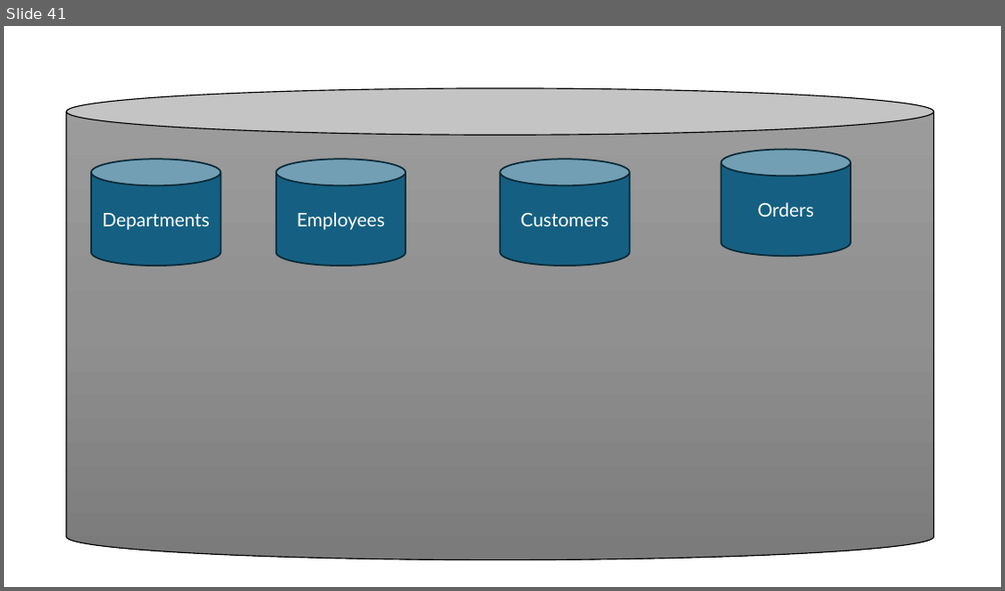
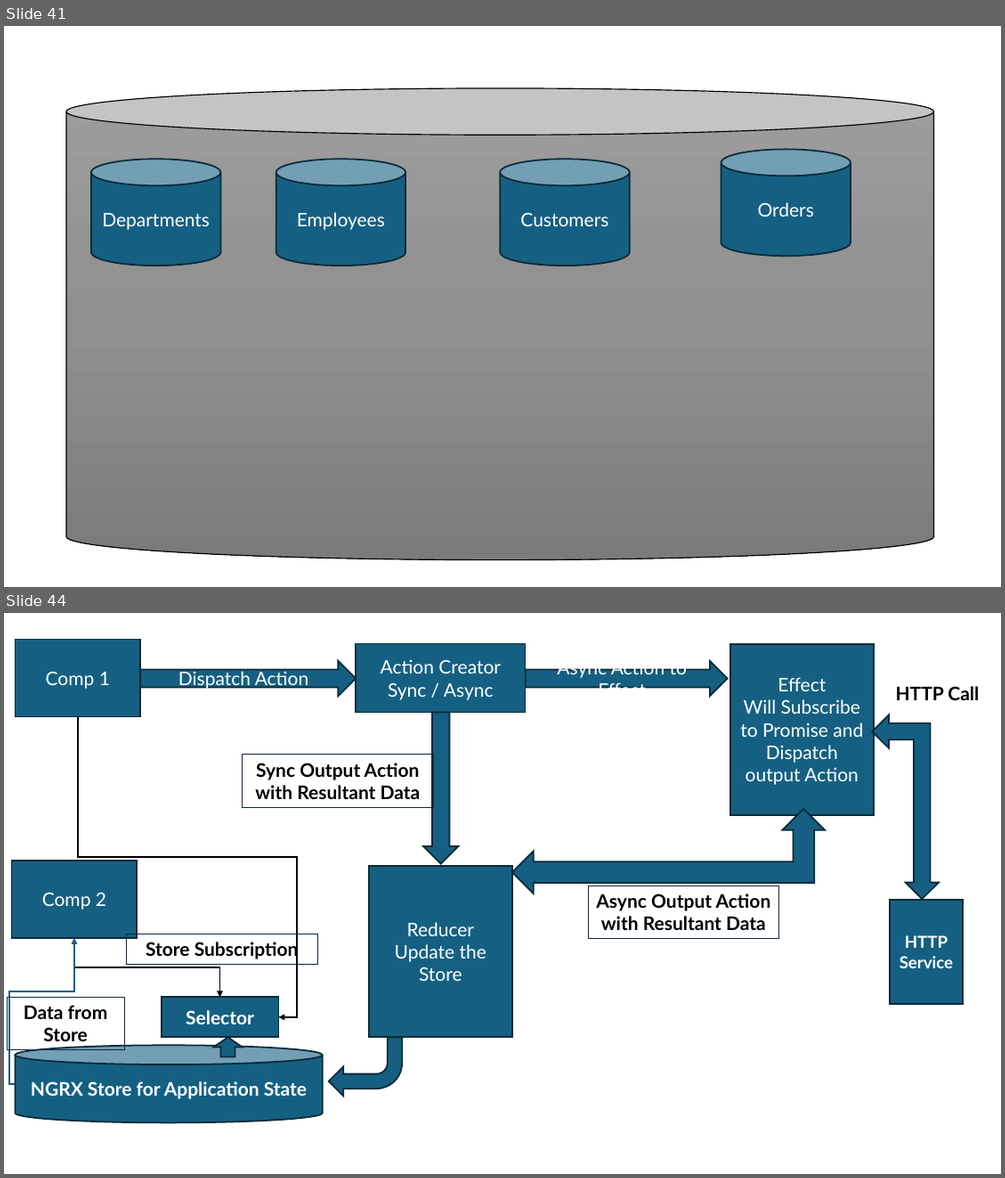
Before and after one commit to maheshsabnis/ng17guard, a slide deck: my-ng-app/Angular_Training_Images.pptx. Shown one above the other, each under a label of ours: slide 41 before the commit, slides 41 and 44 after it; the slides between them are not shown. The pictures are 1005x591 and 1005x1178 pixels, drawn with LibreOffice and Linux fonts; fonts in the diff are those of the drawing. Boxes give left, top, right and bottom in pixels: in the first picture for what was removed or moved away, otherwise in the second. Text is boxed around its words. In the diff, an @@ line names an element or a change of style, - is before the commit and + after.

```diff
--- a/my-ng-app/Angular_Training_Images.pptx
+++ b/my-ng-app/Angular_Training_Images.pptx
@@ slide 44 added at (4,613,1001,1174), background #FFFFFF @@
@@ rectangle added at (16,639,141,717), fill #156082, outline #092A39 1.5 pt, 18 pt, text #FFFFFF @@
+Comp 1
@@ right arrow added at (140,661,356,696), fill #156082, outline #092A39 1.5 pt, 18 pt, text #FFFFFF @@
+Dispatch Action
@@ rectangle added at (356,643,526,713), fill #156082, outline #092A39 1.5 pt, 18 pt, text #FFFFFF @@
+Action Creator
+Sync / Async
@@ right arrow added at (526,661,727,696), fill #156082, outline #092A39 1.5 pt, 18 pt, text #FFFFFF @@
+Async Action to Effect
@@ rectangle added at (730,643,874,815), fill #156082, outline #092A39 1.5 pt, 18 pt, text #FFFFFF @@
+Effect
+Will Subscribe to Promise and Dispatch output Action
@@ text added at (896,686,979,700), 18 pt, text #000000, bold @@
+HTTP Call
@@ elbow arrow added from (78, 717) to (278, 1017), #000000 1.5 pt @@
@@ down arrow added at (423,713,458,863), fill #156082, outline #092A39 1.5 pt @@
@@ left up arrow added at (872,715,938,899), fill #156082, outline #092A39 1.5 pt @@
@@ rectangle added at (243,755,434,807), outline #0E2841 0.75 pt, 18 pt, text #000000, bold @@
+Sync Output Action with Resultant Data
@@ left up arrow added at (512,809,825,893), fill #156082, outline #092A39 1.5 pt @@
@@ rectangle added at (11,860,138,938), fill #156082, outline #092A39 1.5 pt, 18 pt, text #FFFFFF @@
+Comp 2
@@ rectangle added at (369,866,512,1037), fill #156082, outline #092A39 1.5 pt, 18 pt, text #FFFFFF @@
+Reducer
+Update the Store
@@ rectangle added at (588,886,779,939), outline #0E2841 0.75 pt, 18 pt, text #000000, bold @@
+Async Output Action with Resultant Data
@@ rectangle added at (890,900,963,1004), fill #156082, outline #092A39 1.5 pt, 16 pt, text #FFFFFF, bold @@
+HTTP
+Service
@@ elbow arrow added from (16, 1084) to (74, 938), #156082 1.5 pt @@
@@ elbow arrow added from (74, 938) to (220, 997), #000000 1.5 pt @@
@@ rectangle added at (127,933,318,964), outline #0E2841 0.75 pt, 18 pt, text #000000, bold @@
+Store Subscription
@@ rectangle added at (7,997,124,1051), outline #0E2841 0.75 pt, 18 pt, text #000000, bold @@
+Data from Store
@@ rectangle added at (161,997,278,1038), fill #156082, outline #092A39 1.5 pt, 18 pt, text #FFFFFF, bold @@
+Selector
@@ up arrow added at (214,1037,243,1056), fill #156082, outline #092A39 1.5 pt @@
@@ bent arrow added at (329,1037,402,1096), fill #156082, outline #092A39 1.5 pt @@
@@ cylinder added at (16,1046,323,1123), fill #156082, outline #092A39 1.5 pt, 18 pt, text #FFFFFF, bold @@
+NGRX Store for Application State
```
Also in this commit, not shown: 38 other files.
